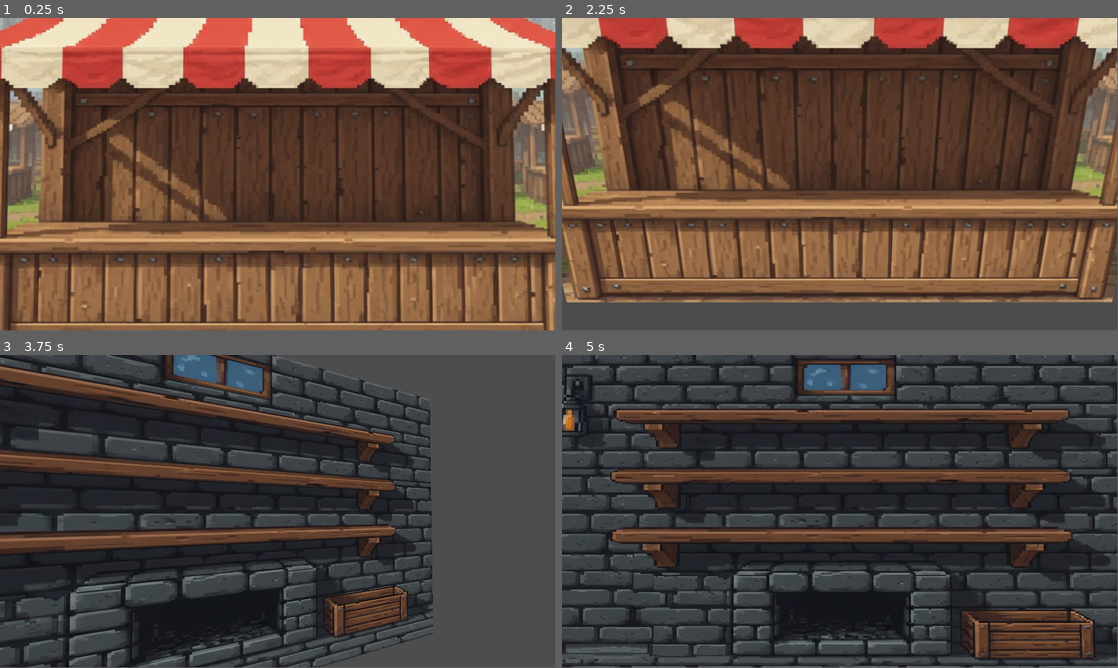
Above: before the commit, frames 1-4 (two rows, left to right).
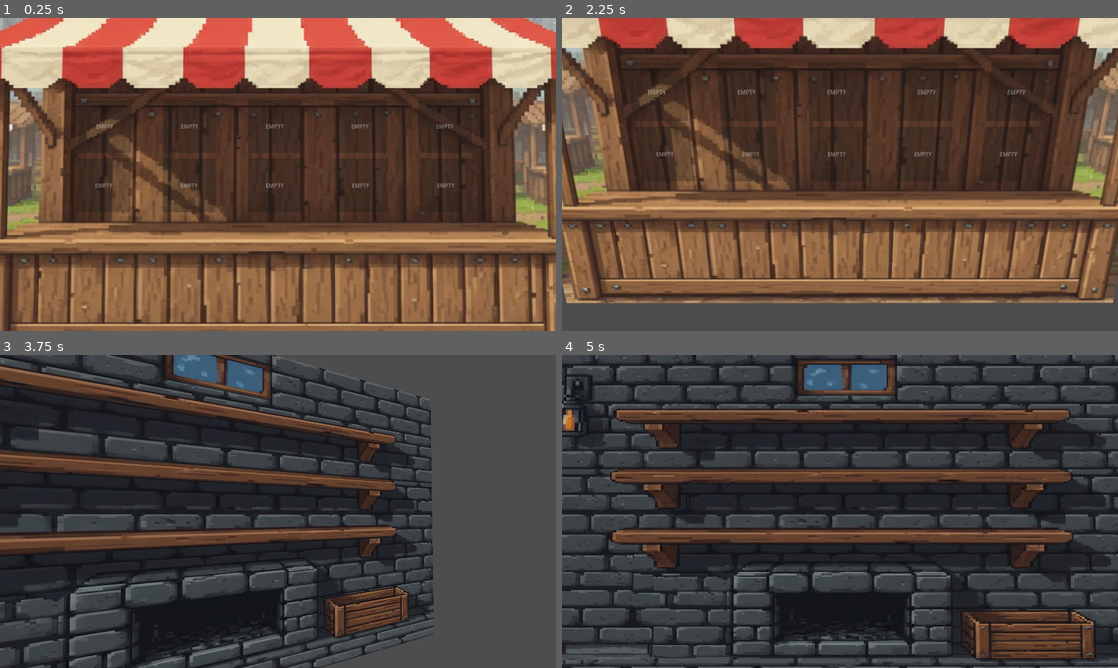
Above: after the commit, the same moments.

Repository: DapperPixelguy/smith
Game: Godot game, scene res://Main3d.tscn
Same seed, same stepped clock (60 frames per second), same inputs: the game is played once before the commit and once after it. Before the commit the project has no main scene; this scene is started directly in both runs.
Inputs (mouse positions are in pixels of both pictures, inside the frame that each line leads up to):
- Up to frame 1 (0.25 s): no input
- Up to frame 2 (2.25 s): tap Enter at 0.5, 2 s; move the mouse to (962, 158) at 0.52 s; hold D 0.53-1.28 s; click (962, 158) at 0.67 s; tap Space at 1.25 s; move the mouse to (728, 190) at 1.27 s; hold S 1.28-2.03 s; move the mouse to (895, 105) at 2.02 s; hold D from 2.03 s (still down)
- Up to frame 3 (3.75 s): tap Space at 2.75 s; move the mouse to (250, 574) at 2.77 s; release D at 2.78 s; hold W 2.78-3.53 s; click (250, 574) at 2.92 s; tap Enter at 3.5 s; move the mouse to (444, 558) at 3.52 s; hold A from 3.53 s (still down)
- Up to frame 4 (5 s): keep holding A; tap Space at 4.25 s; move the mouse to (673, 464) at 4.27 s
In our replay, the window is 799x449 before the commit and 800x450 after it. These sizes can differ from the game's own. Grey fills any space a smaller window leaves; there, only what the larger window draws over its background counts as a difference.

The runs differ from the first frame. In frame 1, 4.6% of the frame differs, in the area x 0-100%, y 0-100%; in frame 2, 5.6%, in the area x 0-100%, y 0-92%; in frame 3, 3.5%; in frame 4, 4.3%.
Error before the commit: Parse Error: Identifier "TimeManager" not declared in the current scope. (res://stall.gd:7)

Commit message:
Fixed TimeManager bug

Diff:
--- a/smith/project.godot
+++ b/smith/project.godot
@@ -11,8 +11,26 @@
 [application]
 
 config/name="smith"
+run/main_scene="uid://gridoenyue7q"
 config/features=PackedStringArray("4.5", "GL Compatibility")
 config/icon="res://icon.svg"
+
+[autoload]
+
+PlayerStats="*res://PlayerStats.gd"
+ForgeBackend="*res://ForgeBackend.gd"
+ForgeMould="*res://ForgeMould.gd"
+WorldData="*res://WorldData.gd"
+RelationshipData="*res://RelationshipData.gd"
+EconomyData="*res://EconomyData.gd"
+WarManager="*res://WarManager.gd"
+MaterialData="*res://MaterialData.gd"
+TimeManager="*res://TimeManager.gd"
+
+[display]
+
+window/size/mode=2
+window/stretch/mode="viewport"
 
 [rendering]
 
